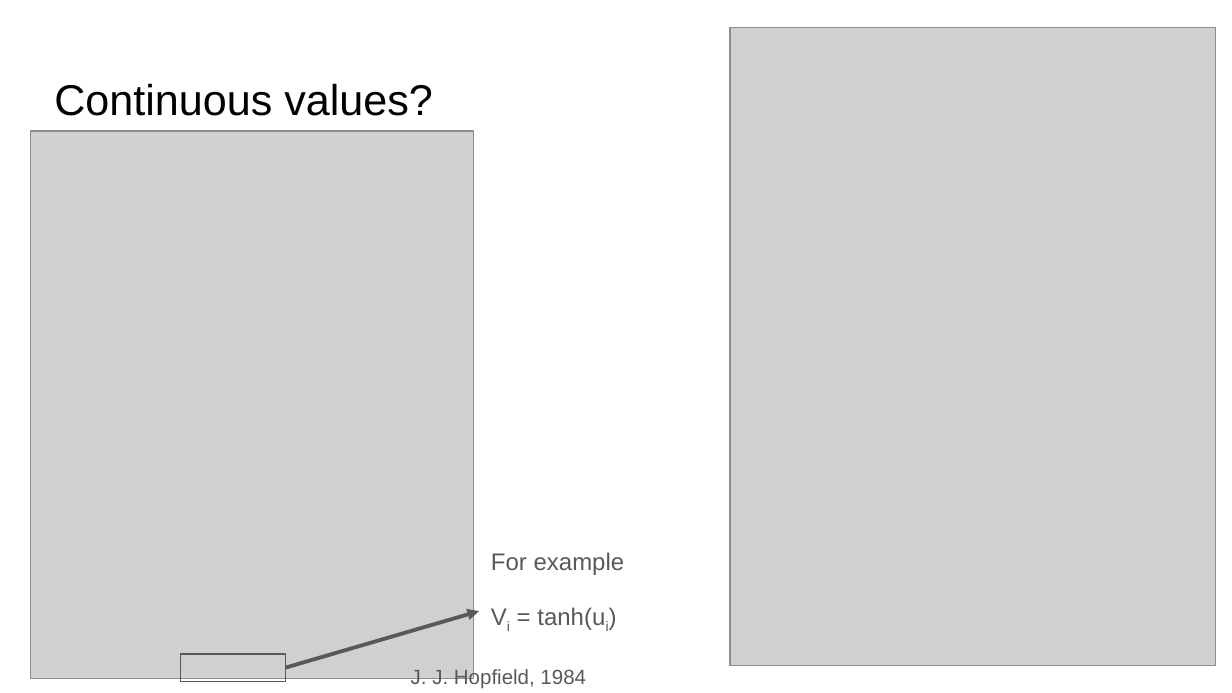
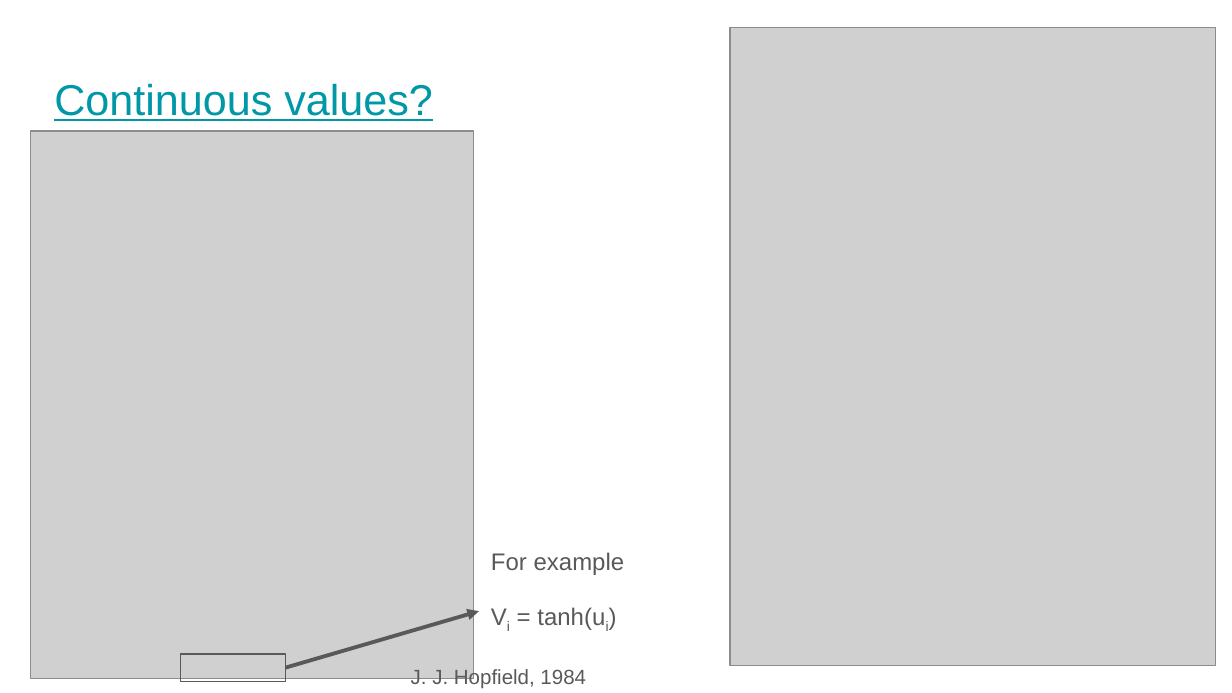
Before and after one commit to jeremyschroeter/pni-courses, a slide deck: slide 9 of PNIBootcamp2025/Week 2/friday/networks.pptx. Drawn at 1232x693 pixels with LibreOffice and Linux fonts; fonts in the diff are those of the drawing; grey boxes stand for pictures. Boxes give left, top, right and bottom in pixels: in the first picture for what was removed or moved away, otherwise in the second. Text is boxed around its words. In the diff, an @@ line names an element or a change of style, - is before the commit and + after.

```diff
--- a/PNIBootcamp2025/Week 2/friday/networks.pptx
+++ b/PNIBootcamp2025/Week 2/friday/networks.pptx
@@ title "Continuous values?" at (x1=54, y1=83, x2=433, y2=121): text colour #000000 to #0097A7, underline on @@
```
Also in this commit, not shown: 5 other slides changed, 4 other files.
